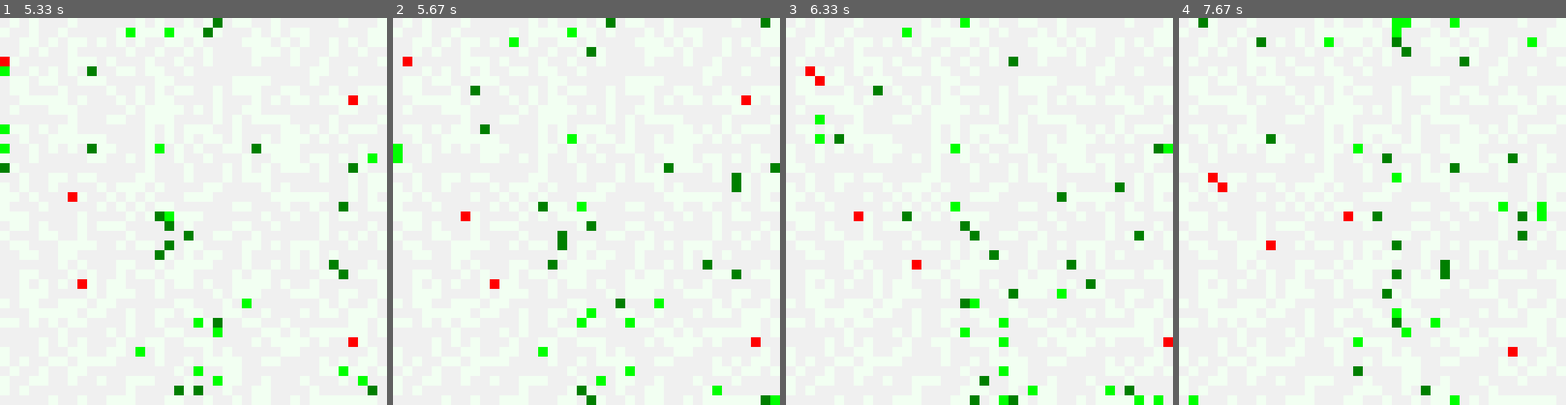
Above: before the commit, frames 1-4 (left to right).
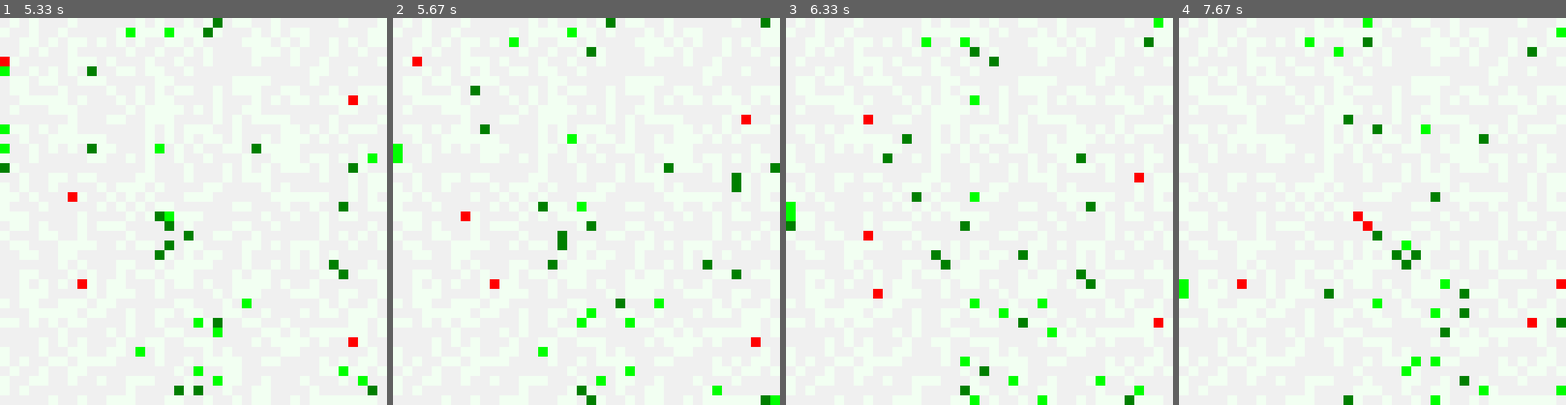
Above: after the commit, the same moments.

Repository: snisarg/263C
Game: pygame game, started from game.py
Same seed, same stepped clock (60 frames per second), same inputs: the game is played once before the commit and once after it. The source is Python 2; it was converted automatically to run under Python 3.
Inputs:
- Up to frame 1 (5.33 s): no input
- Up to frame 2 (5.67 s): no input
- Up to frame 3 (6.33 s): no input
- Up to frame 4 (7.67 s): no input

Frame 1 is identical in both runs. In frame 2, 0.2% of the frame differs, in the area x 2-93%, y 10-28%; in frame 3, 4.8%; in frame 4, 5.1%, in the area x 0-100%, y 0-100%.

Commit message:
Q-Learning bug!

Diff:
--- a/animat.py
+++ b/animat.py
@@ -242,7 +242,7 @@
                 reward = self.reward(animat)
                 self.update_energy(200)
                 grid.singleton_world.kill(animat)
-                self.qlearn.doQLearning(reward, self.sense_state(self.__closest_animat()))
+                # self.qlearn.doQLearning(reward, self.sense_state(self.__closest_animat()))
                 self.making_signal = False
                 break
 
@@ -251,7 +251,7 @@
                     reward = self.reward(animat)
                     self.update_energy(400)
                     grid.singleton_world.kill(animat)
-                    self.qlearn.doQLearning(reward, self.sense_state(self.__closest_animat()))
+                    # self.qlearn.doQLearning(reward, self.sense_state(self.__closest_animat()))
                     self.making_signal = False
 
                 elif self.energy <= animat.energy and self.wait_time == 0:
@@ -263,7 +263,7 @@
                     # Must wait before chasing again
                     self.wait_time = 10
                     reward = 0
-                    self.qlearn.doQLearning(reward, self.sense_state(self.__closest_animat()))
+                    # self.qlearn.doQLearning(reward, self.sense_state(self.__closest_animat()))
                     self.making_signal = False
                 break
 
